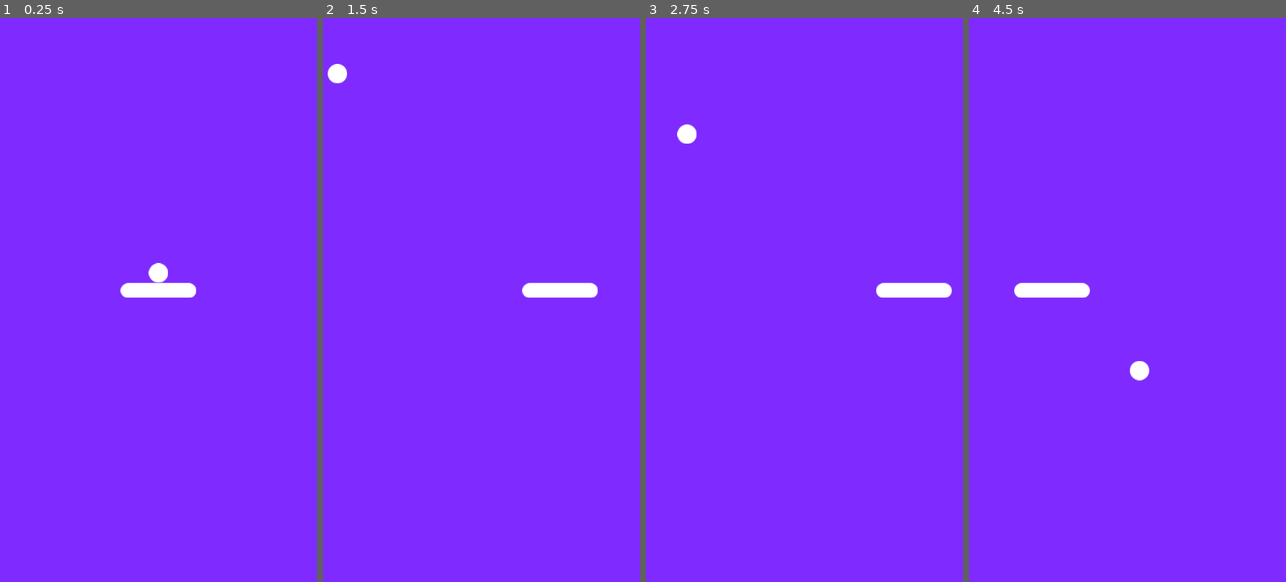
Above: before the commit, frames 1-4 (left to right).
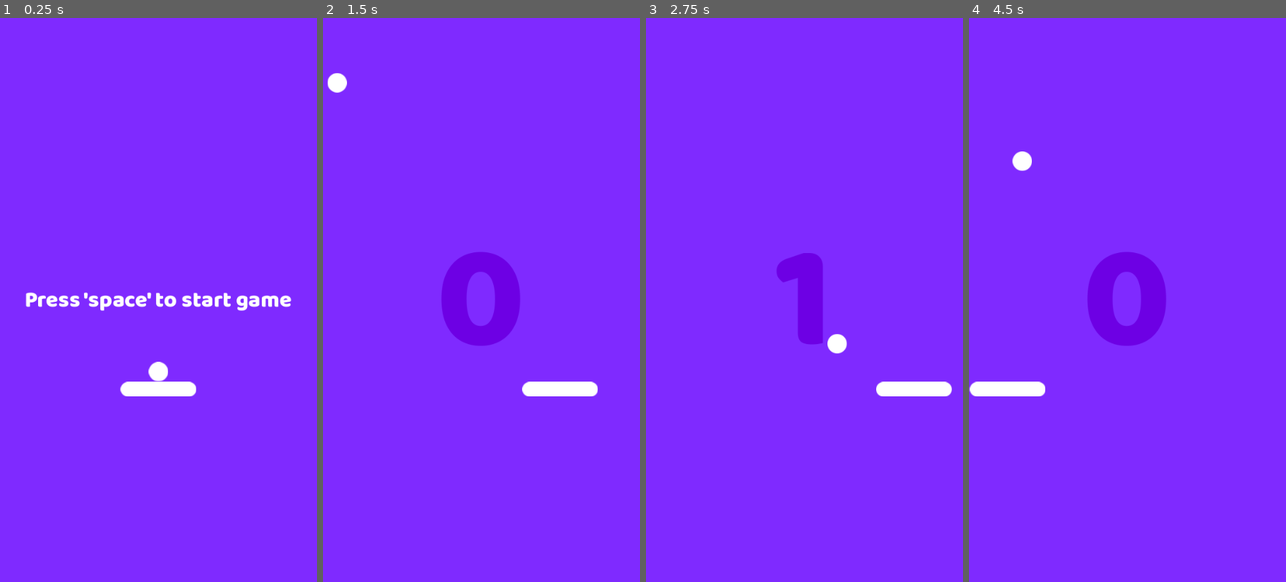
Above: after the commit, the same moments.

Repository: devmoreir4/space-pong
Game: Godot game, scene res://scenes/game.tscn
Same seed, same stepped clock (60 frames per second), same inputs: the game is played once before the commit and once after it.
Inputs:
- Up to frame 1 (0.25 s): no input
- Up to frame 2 (1.5 s): tap Space at 0.5 s; hold Right (ui_right) 0.53-1.28 s; tap Enter (ui_accept) at 0.77 s; hold Left (ui_left) from 1.28 s (still down)
- Up to frame 3 (2.75 s): tap Enter (ui_accept) at 1.52 s; release Left (ui_left) at 2.03 s; hold Right (ui_right) from 2.03 s (still down)
- Up to frame 4 (4.5 s): tap Enter (ui_accept) at 3.02, 3.77 s; release Right (ui_right) at 3.53 s; hold Left (ui_left) from 3.53 s (still down)

The runs differ from the first frame. In frame 1, 2.7% of the frame differs, in the area x 8-92%, y 43-68%; in frame 2, 4.1%; in frame 3, 3.0%; in frame 4, 4.2%, in the area x 0-63%, y 23-68%.

Commit message:
feat: adding score and improving the difficulty

Diff:
--- a/scenes/game.tscn
+++ b/scenes/game.tscn
@@ -1,26 +1,47 @@
-[gd_scene load_steps=7 format=3 uid="uid://bgux6yoa27pn7"]
+[gd_scene load_steps=11 format=3 uid="uid://bgux6yoa27pn7"]
 
+[ext_resource type="Script" path="res://scripts/game.gd" id="1_armd4"]
 [ext_resource type="Texture2D" uid="uid://dho0aje41r3ev" path="res://assets/Fundo1.png" id="1_ur4to"]
 [ext_resource type="PackedScene" uid="uid://d2g24gi0wut1t" path="res://scenes/player.tscn" id="2_4ccv2"]
 [ext_resource type="PackedScene" uid="uid://se4rfnlt3sms" path="res://scenes/ball.tscn" id="3_1u5ni"]
+[ext_resource type="FontFile" uid="uid://c1okgon3peiy8" path="res://assets/fonts/Baloo_Thambi_2/static/BalooThambi2-ExtraBold.ttf" id="3_4fyju"]
+
+[sub_resource type="LabelSettings" id="LabelSettings_mqw8d"]
+font = ExtResource("3_4fyju")
+font_size = 250
+font_color = Color(0.428084, 0.00224636, 0.893692, 1)
 
 [sub_resource type="RectangleShape2D" id="RectangleShape2D_pj1du"]
 size = Vector2(567, 20)
 
 [sub_resource type="RectangleShape2D" id="RectangleShape2D_f6w30"]
-size = Vector2(18, 986)
+size = Vector2(18, 949)
 
 [sub_resource type="RectangleShape2D" id="RectangleShape2D_6pyc2"]
-size = Vector2(573, 39)
+size = Vector2(573, 36)
+
+[sub_resource type="LabelSettings" id="LabelSettings_bwvdb"]
+font = ExtResource("3_4fyju")
+font_size = 38
 
 [node name="Game" type="Node2D"]
+script = ExtResource("1_armd4")
 
 [node name="Background" type="Sprite2D" parent="."]
 texture = ExtResource("1_ur4to")
 centered = false
 
+[node name="Pongs" type="Label" parent="."]
+visible = false
+offset_right = 539.0
+offset_bottom = 960.0
+text = "0"
+label_settings = SubResource("LabelSettings_mqw8d")
+horizontal_alignment = 1
+vertical_alignment = 1
+
 [node name="Player" parent="." instance=ExtResource("2_4ccv2")]
-position = Vector2(270, 464)
+position = Vector2(270, 632)
 
 [node name="Walls" type="Node" parent="."]
 
@@ -34,22 +55,33 @@
 position = Vector2(-1, 0)
 
 [node name="CollisionShape2D" type="CollisionShape2D" parent="Walls/LeftWall"]
-position = Vector2(-7, 483)
+position = Vector2(-7, 476.5)
 shape = SubResource("RectangleShape2D_f6w30")
 
 [node name="RightWall" type="StaticBody2D" parent="Walls"]
 position = Vector2(555, 0)
 
 [node name="CollisionShape2D" type="CollisionShape2D" parent="Walls/RightWall"]
-position = Vector2(-7, 483)
+position = Vector2(-7, 479.5)
 shape = SubResource("RectangleShape2D_f6w30")
 
 [node name="Hole" type="Area2D" parent="."]
 
 [node name="CollisionShape2D" type="CollisionShape2D" parent="Hole"]
-position = Vector2(270.5, 974.5)
+position = Vector2(270.5, 976)
 shape = SubResource("RectangleShape2D_6pyc2")
 debug_color = Color(0.995411, 0, 0.20572, 0.42)
 
 [node name="Ball" parent="." instance=ExtResource("3_1u5ni")]
-position = Vector2(270, 434)
+z_index = 1
+position = Vector2(270, 602)
+
+[node name="Tutorial" type="Label" parent="."]
+offset_right = 540.0
+offset_bottom = 960.0
+text = "Press 'space' to start game"
+label_settings = SubResource("LabelSettings_bwvdb")
+horizontal_alignment = 1
+vertical_alignment = 1
+
+[connection signal="body_entered" from="Hole" to="." method="_on_hole_body_entered"]
--- a/scripts/ball.gd
+++ b/scripts/ball.gd
@@ -1,9 +1,11 @@
 extends CharacterBody2D
+
+const INCREMENTAL_SPEED = 1.02
 
 var started = false
 var start_speed = 500
-const INCREMENTAL_SPEED = 1.01
 var angle = [-250, 250]
+var pongs = 0
 
 func _physics_process(delta):
 	if Input.is_action_pressed("ui_accept") and started == false:
@@ -12,7 +14,11 @@
 	if started:
 		var collision = move_and_collide(velocity * delta)
 		if collision != null:
-			velocity = velocity.bounce(collision.get_normal()) * INCREMENTAL_SPEED
+			if collision.get_collider().name == "TopWall":
+				pongs += 1
+				velocity = velocity.bounce(collision.get_normal()) * INCREMENTAL_SPEED
+			else:
+				velocity = velocity.bounce(collision.get_normal())
 
 func start_game():
 	started = true
--- /dev/null
+++ b/scripts/game.gd
@@ -0,0 +1,15 @@
+extends Node2D
+
+@onready var ball = $Ball
+@onready var label_pongs = $Pongs
+@onready var label_tutorial = $Tutorial
+
+func _process(delta):
+	if ball.started:
+		label_pongs.visible = true
+		label_tutorial.visible = false
+
+	label_pongs.text = str(ball.pongs)
+
+func _on_hole_body_entered(body):
+	get_tree().reload_current_scene()
